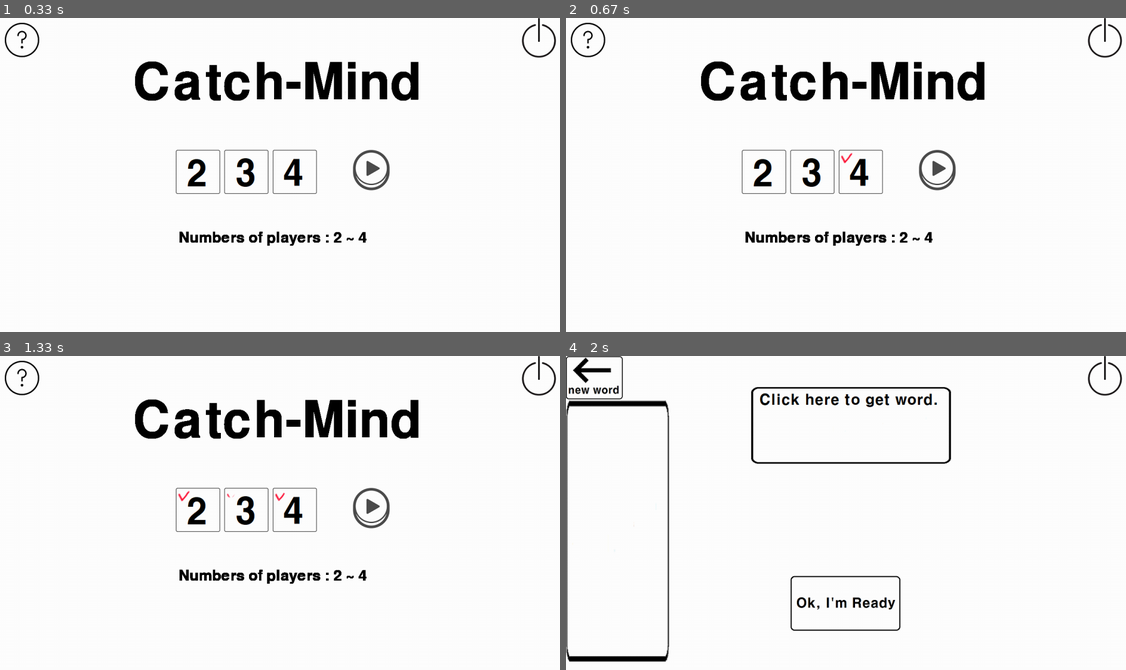
Above: before the commit, frames 1-4 (two rows, left to right).
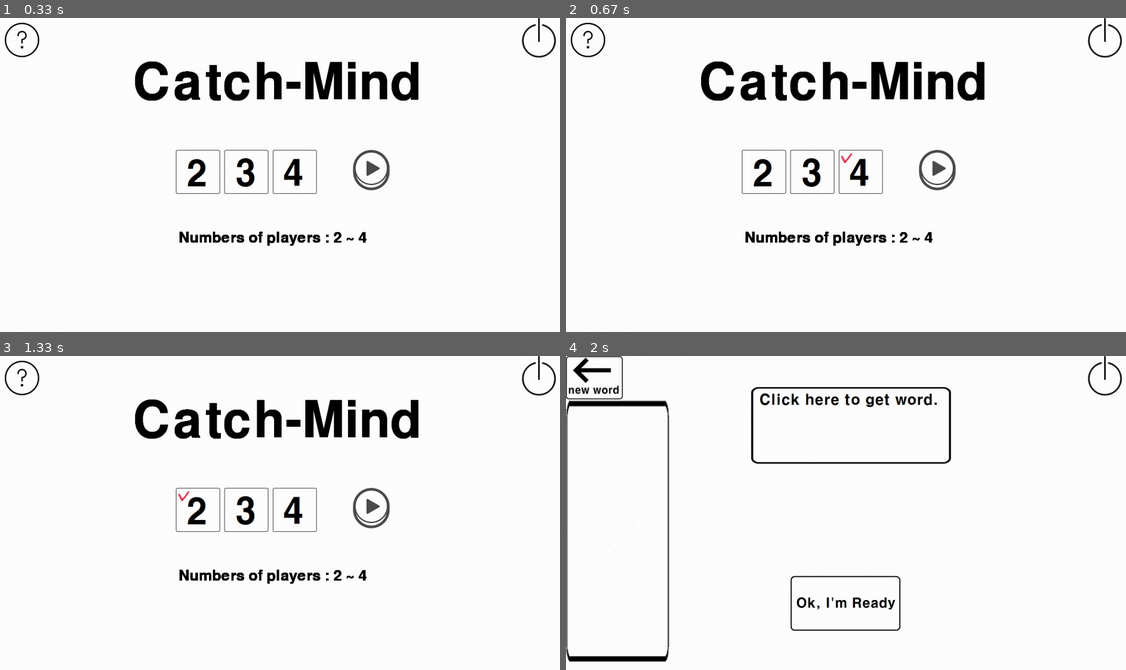
Above: after the commit, the same moments.

Repository: wavyfire/Pygame-CatchMind
Game: pygame game, started from GameManager.py
The game is run twice, just before and just after one commit, with the same random seed, the same clock (stepped at 60 frames per second) and the same inputs.
Inputs (mouse positions are in pixels of both pictures, inside the frame that each line leads up to):
- Up to frame 1 (0.33 s): no input
- Up to frame 2 (0.67 s): press the mouse at (862, 171) at 0.37 s; move the mouse to (918, 124) at 0.47 s; release the mouse at (974, 77) at 0.6 s
- Up to frame 3 (1.33 s): press the mouse at (246, 509) at 0.7 s; move the mouse to (347, 522) at 0.8 s; release the mouse at (442, 538) at 0.93 s; click (196, 509) at 1.05 s
- Up to frame 4 (2 s): press the mouse at (812, 509) at 1.37 s; move the mouse to (745, 484) at 1.47 s; release the mouse at (678, 462) at 1.6 s; press the mouse at (935, 506) at 1.7 s; move the mouse to (991, 541) at 1.8 s; release the mouse at (1047, 575) at 1.93 s

Frame 1 is identical in both runs. In frame 2, 0.1% of the frame differs, in the area x 24-75%, y 13-73%; in frame 3, 0.2%; in frame 4, nothing differs.

Commit message:
잔상이 남는 버그 수정.
메인화면 잔상남는 버그 수정.
신경안쓰셔도 됩니다.

Diff:
--- a/GameManager.py
+++ b/GameManager.py
@@ -102,12 +102,15 @@
 
                         elif self.Main.clickCheck() == '2 Players':
                             self.Main.setPlayers(2)
+                            screen.blit(self.background, (0, 0))
 
                         elif self.Main.clickCheck() == '3 Players':
                             self.Main.setPlayers(3)
+                            screen.blit(self.background, (0, 0))
 
                         elif self.Main.clickCheck() == '4 Players':
                             self.Main.setPlayers(4)
+                            screen.blit(self.background, (0, 0))
 
                     if self.Help.Trigger:
                         if self.Help.clickCheck() == 'Quit':
